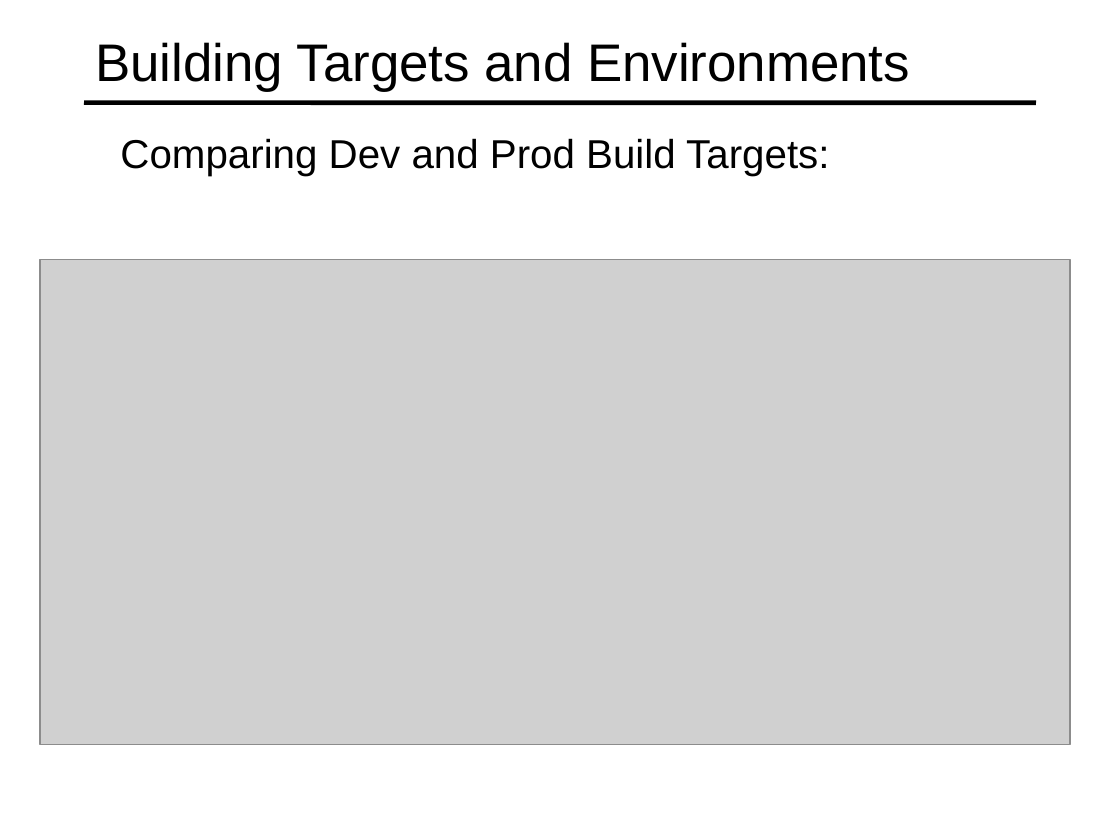
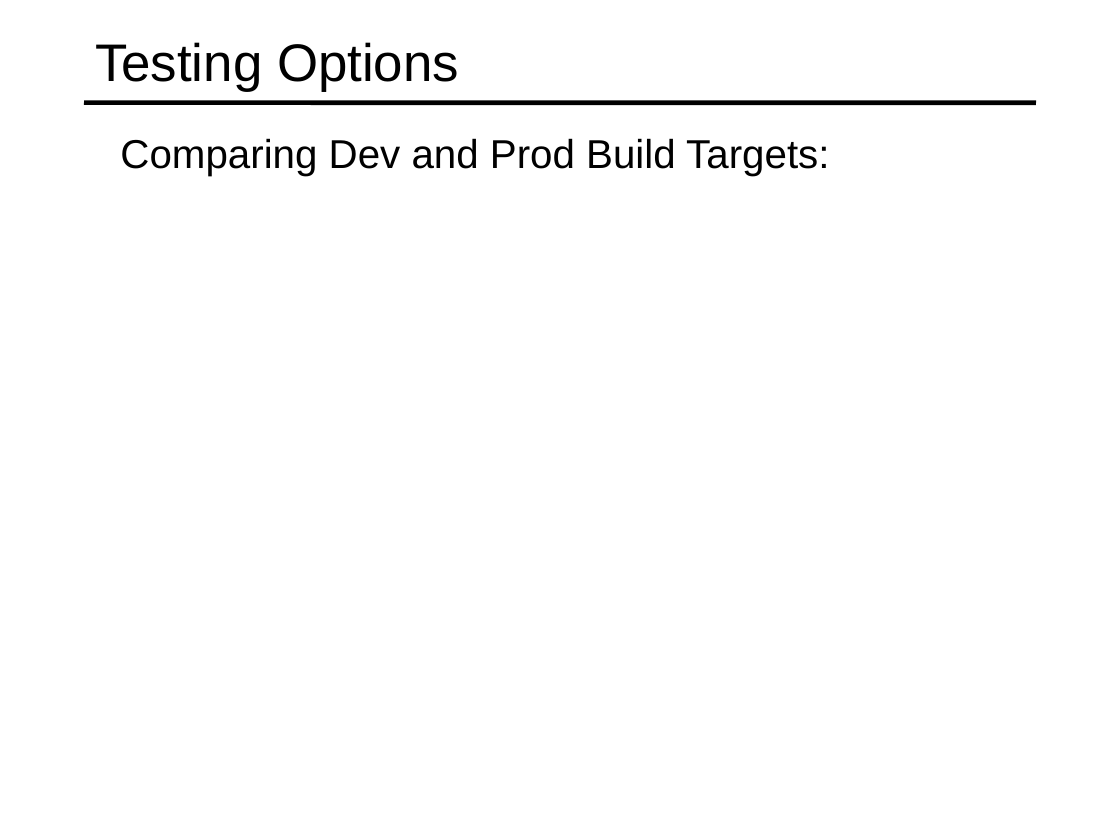
Before and after one commit to specter01wj/Jago_Link_Training, a slide deck: slide 8 of Angular/Angular7/Angular CLI/7.Running Unit and End to End Tests/L7_Running Unit and End to End Tests.ppt (slide 10 before the commit). Drawn at 1120x840 pixels with LibreOffice and Linux fonts; fonts in the diff are those of the drawing; grey boxes stand for pictures. Boxes give left, top, right and bottom in pixels: in the first picture for what was removed or moved away, otherwise in the second. Text is boxed around its words. In the diff, an @@ line names an element or a change of style, - is before the commit and + after.

```diff
--- a/Angular/Angular7/Angular CLI/7.Running Unit and End to End Tests/L7_Running Unit and End to End Tests.ppt
+++ b/Angular/Angular7/Angular CLI/7.Running Unit and End to End Tests/L7_Running Unit and End to End Tests.ppt
@@ title at (95, 42, 459, 92): text changed @@
-Building Targets and Environments
+Testing Options
@@ picture removed at (40, 259, 1071, 745) @@
```
Also in this commit, not shown: 1 other slide changed, 3 slides added, 5 slides removed.
